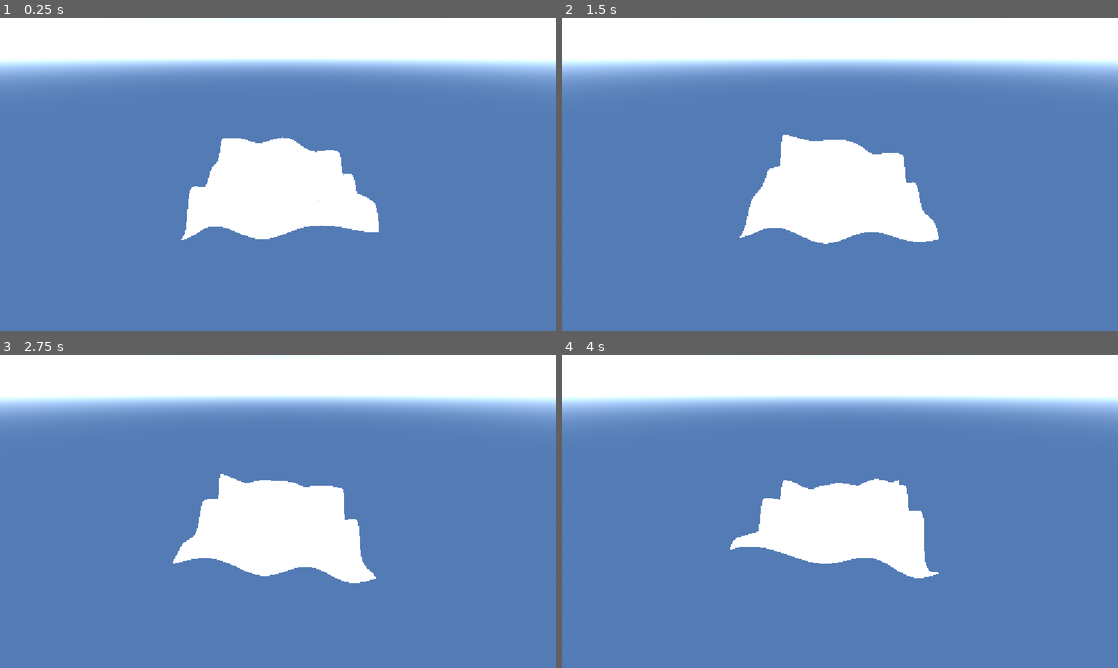
Above: before the commit, frames 1-4 (two rows, left to right).
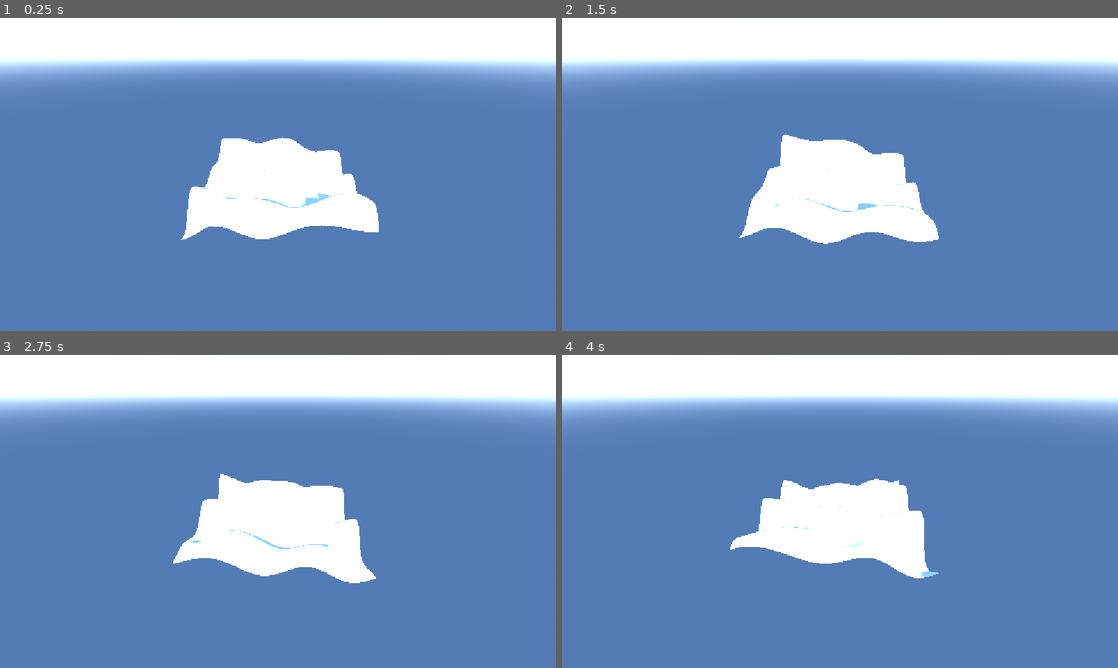
Above: after the commit, the same moments.

Repository: sujityp/ocean-shader
Game: Godot game, scene res://waterworld_2.tscn
Two runs of this game, one before a commit and one after it. Both use one fixed random seed, a clock stepped at 60 frames per second and the inputs below. This scene is started directly instead of the project's main scene.
Inputs (mouse positions are in pixels of both pictures, inside the frame that each line leads up to):
- Up to frame 1 (0.25 s): no input
- Up to frame 2 (1.5 s): move the mouse to (812, 237) at 0.52 s; hold Shift 0.53-1.28 s; hold W (move_forward) from 0.53 s (still down); click (812, 237) at 0.67 s; move the mouse to (1006, 221) at 1.27 s; tap Shift at 1.35 s
- Up to frame 3 (2.75 s): move the mouse to (111, 464) at 2.02 s; release W (move_forward) at 2.03 s; hold A (move_left) from 2.03 s (still down); hold Shift from 2.03 s (still down)
- Up to frame 4 (4 s): move the mouse to (867, 511) at 2.77 s; release Shift at 2.78 s; tap Shift at 2.85 s; click (867, 511) at 2.92 s; move the mouse to (756, 433) at 3.52 s; release A (move_left) at 3.53 s; hold S (move_backward) from 3.53 s (still down); hold Shift from 3.53 s (still down)

The runs differ from the first frame. In frame 1, 0.2% of the frame differs, in the area x 32-63%, y 48-71%; in frame 2, 0.1%; in frame 3, 0.1%; in frame 4, 0.1%.

Commit message:
FB-000001: Updated function

Diff:
--- a/waterworld_2.gdshader
+++ b/waterworld_2.gdshader
@@ -12,18 +12,27 @@
 
 void vertex() {
 	float height = 0.0;
+	float df_dx = 0.0;
+	float df_dz = 0.0;
 	for (int i = 0; i<MAX_WAVES; i++) {
 		if (i>=wave_count) break;
 
 		float amp = wave_params[i].x;
-		float xfreq = wave_params[i].y;
+		float freq = wave_params[i].y;
 		float speed = wave_params[i].z;
 		float phase = wave_params[i].w;
 		vec2 dir = wave_directions[i];
+		float theta = freq*dot(dir, VERTEX.xz) + speed*TIME + phase;
+		float s = sin(theta);
+		float c = cos(theta);
 
-		height += amp * sin(xfreq*dot(dir, VERTEX.xz) + speed*TIME + phase);
+		height += amp * s;
+		df_dx += freq * dir.x * amp * c;
+		df_dz += freq * dir.y * amp * c;
+
 	}
 	VERTEX.y = height;
+	NORMAL = normalize(vec3(-df_dx, 1, -df_dz));
 }
 
 void fragment() {
